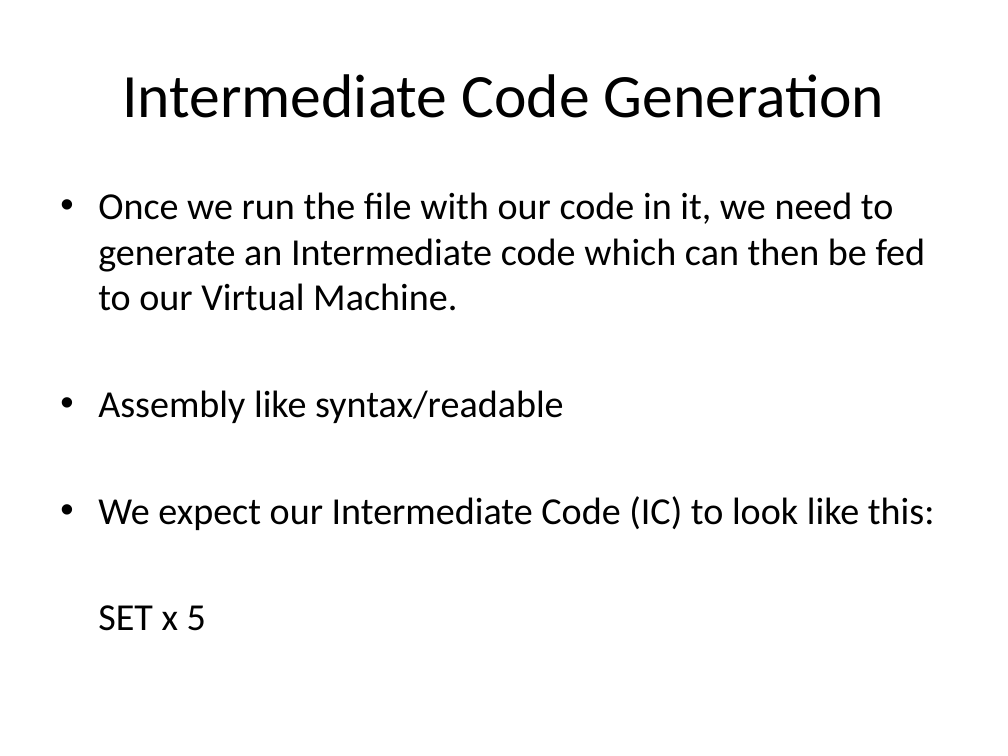
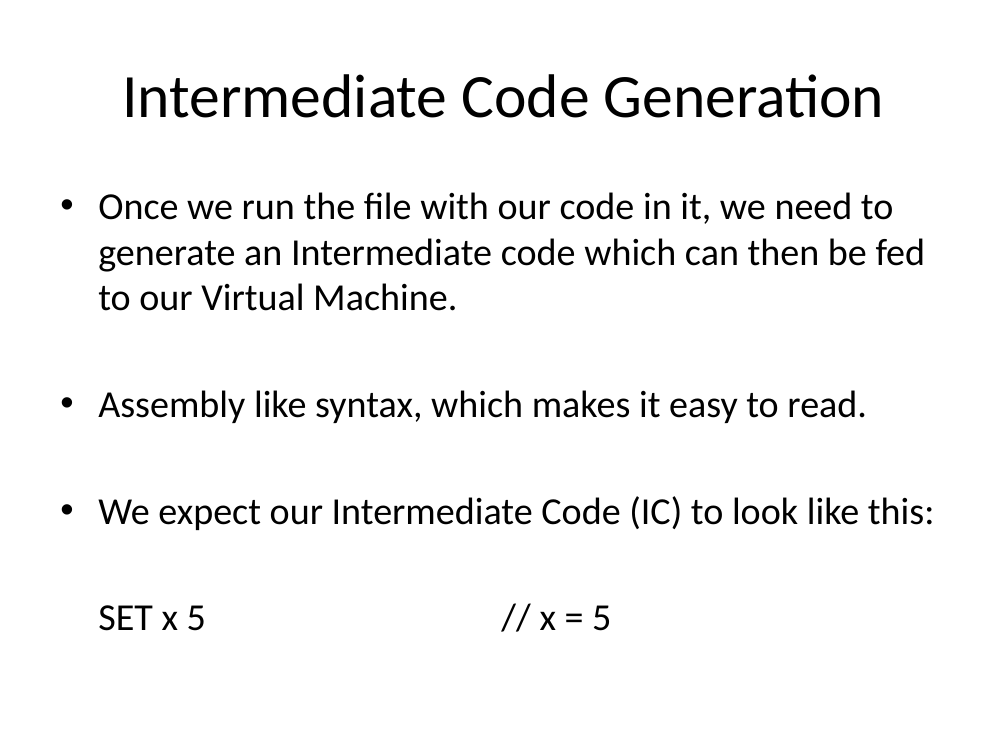
Before and after one commit to kazekagegaara/ramm, a slide deck: slide 6 of doc/Pitch.pptx. Drawn at 1008x756 pixels with LibreOffice and Linux fonts; fonts in the diff are those of the drawing. Boxes give left, top, right and bottom in pixels: in the first picture for what was removed or moved away, otherwise in the second. Text is boxed around its words. In the diff, an @@ line names an element or a change of style, - is before the commit and + after.

```diff
--- a/doc/Pitch.pptx
+++ b/doc/Pitch.pptx
@@ text at <box>98,390,867,423</box>: text changed @@
-• Assembly like syntax/readable
+• Assembly like syntax, which makes it easy to read.
@@ text at <box>98,605,611,631</box>: text changed @@
-SET x 5
+SET x 5 // x = 5
```
Also in this commit, not shown: 1 other slide changed.
